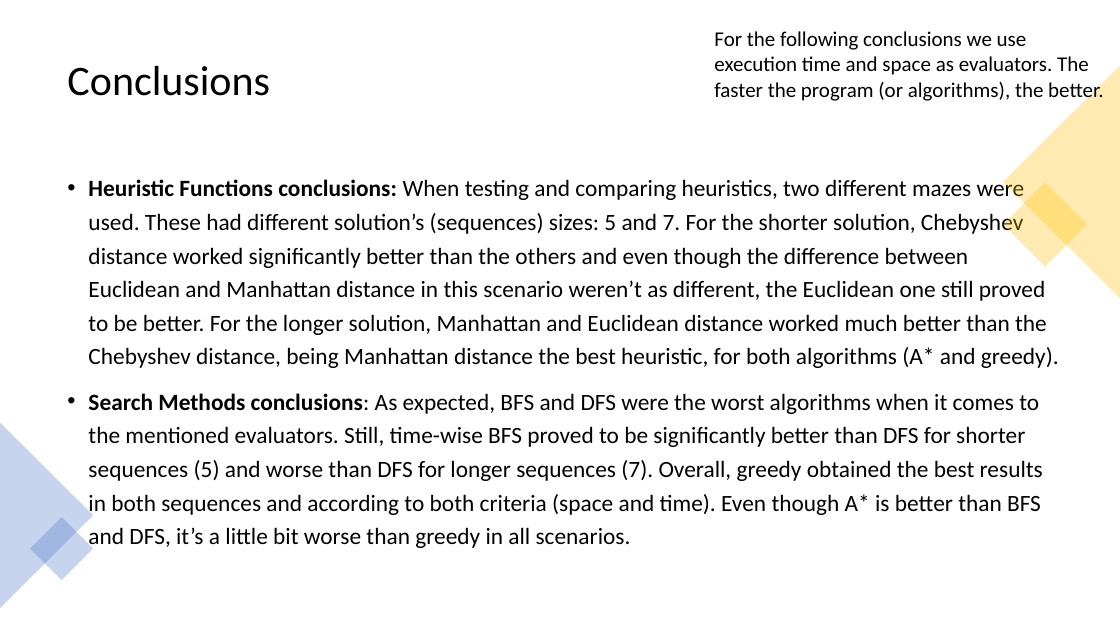
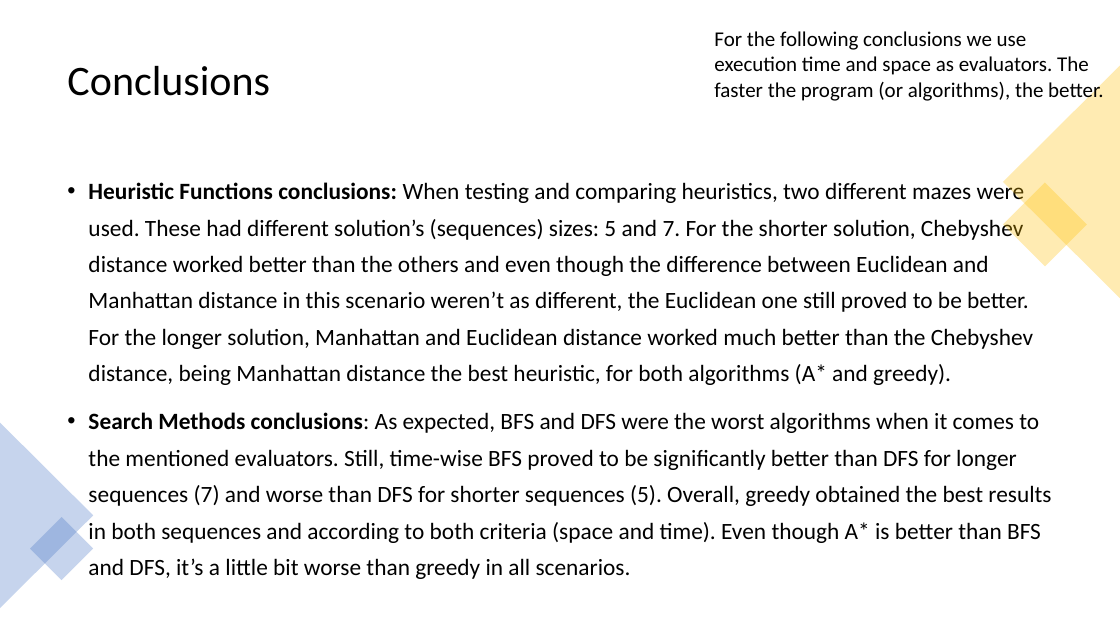
Before and after one commit to Juanbl2001/IART, a slide deck: slide 10 of docs/Final Delivery.odp. Drawn at 1120x630 pixels with LibreOffice and Linux fonts; fonts in the diff are those of the drawing. Boxes give left, top, right and bottom in pixels: in the first picture for what was removed or moved away, otherwise in the second. Text is boxed around its words. In the diff, an @@ line names an element or a change of style, - is before the commit and + after.

```diff
--- a/docs/Final Delivery.odp
+++ b/docs/Final Delivery.odp
@@ text at [88, 180, 1051, 579]: text changed @@
-• Heuristic Functions conclusions: When testing and comparing heuristics, two different mazes were used. These had different solution’s (sequences) sizes: 5 and 7. For the shorter solution, Chebyshev distance worked significantly better than the others and even though the difference between Euclidean and Manhattan distance in this scenario weren’t as different, the Euclidean one still proved to be better. For the longer solution, Manhattan and Euclidean distance worked much better than the Chebyshev distance, being Manhattan distance the best heuristic, for both algorithms (A* and greedy).
-• Search Methods conclusions: As expected, BFS and DFS were the worst algorithms when it comes to the mentioned evaluators. Still, time-wise BFS proved to be significantly better than DFS for shorter sequences (5) and worse than DFS for longer sequences (7). Overall, greedy obtained the best results in both sequences and according to both criteria (space and time). Even though A* is better than BFS and DFS, it’s a little bit worse than greedy in all scenarios.
+• Heuristic Functions conclusions: When testing and comparing heuristics, two different mazes were used. These had different solution’s (sequences) sizes: 5 and 7. For the shorter solution, Chebyshev distance worked better than the others and even though the difference between Euclidean and Manhattan distance in this scenario weren’t as different, the Euclidean one still proved to be better. For the longer solution, Manhattan and Euclidean distance worked much better than the Chebyshev distance, being Manhattan distance the best heuristic, for both algorithms (A* and greedy).
+• Search Methods conclusions: As expected, BFS and DFS were the worst algorithms when it comes to the mentioned evaluators. Still, time-wise BFS proved to be significantly better than DFS for longer sequences (7) and worse than DFS for shorter sequences (5). Overall, greedy obtained the best results in both sequences and according to both criteria (space and time). Even though A* is better than BFS and DFS, it’s a little bit worse than greedy in all scenarios.
```
Also in this commit, not shown: 3 other slides changed, 2 other files.
